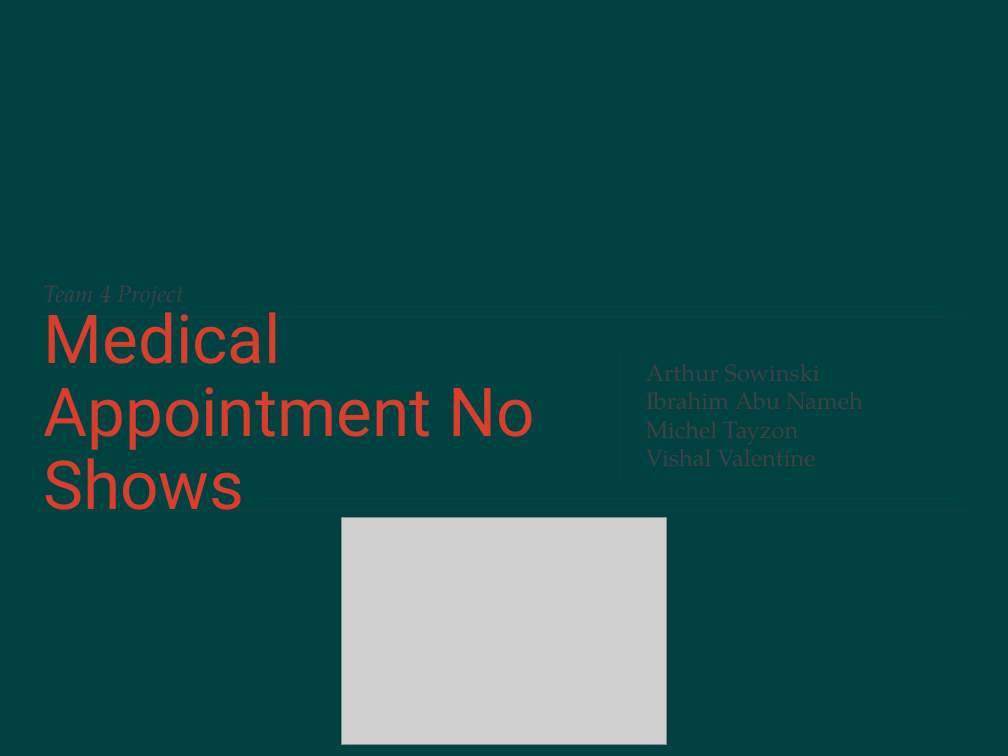
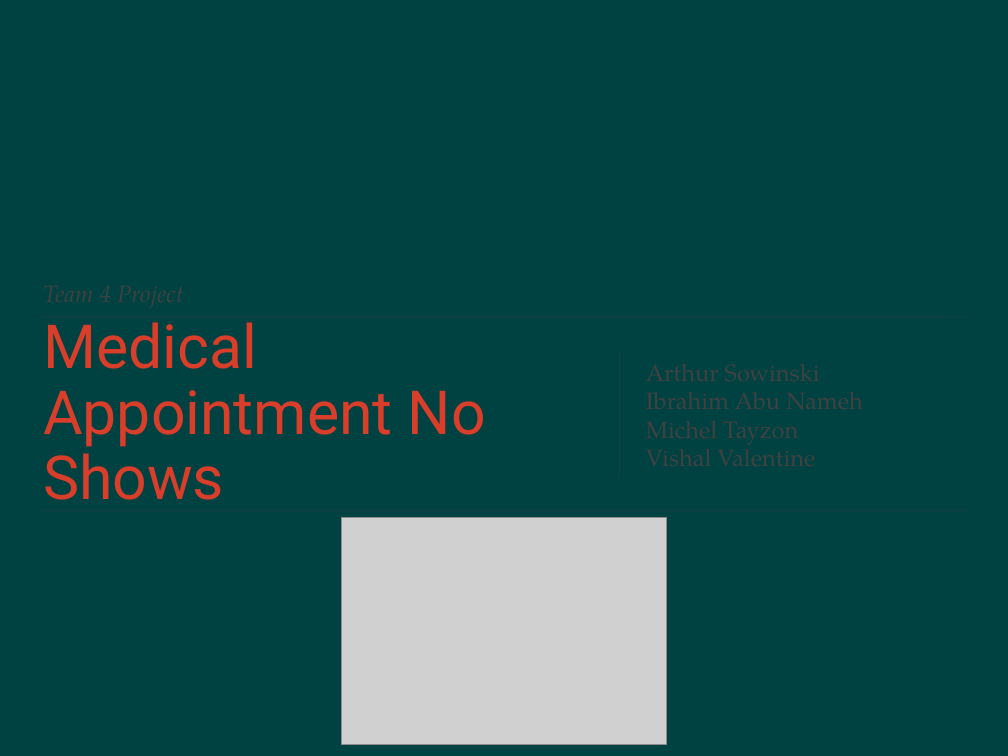
Before and after one commit to cooldude679/3253Team4, a slide deck: slide 1 of Team4_PPT_01.pptx. Drawn at 1008x756 pixels with LibreOffice and Linux fonts; fonts in the diff are those of the drawing; grey boxes stand for pictures; background and template pictures are left out. Boxes give left, top, right and bottom in pixels: in the first picture for what was removed or moved away, otherwise in the second. Text is boxed around its words. In the diff, an @@ line names an element or a change of style, - is before the commit and + after.

```diff
--- a/Team4_PPT_01.pptx
+++ b/Team4_PPT_01.pptx
@@ title "Medical Appointment No Shows" at box(43, 322, 486, 500): size 68.6 to 61.7 pt @@
```
Also in this commit, not shown: 2 other slides changed, 4 slides added, 1 slide removed.
